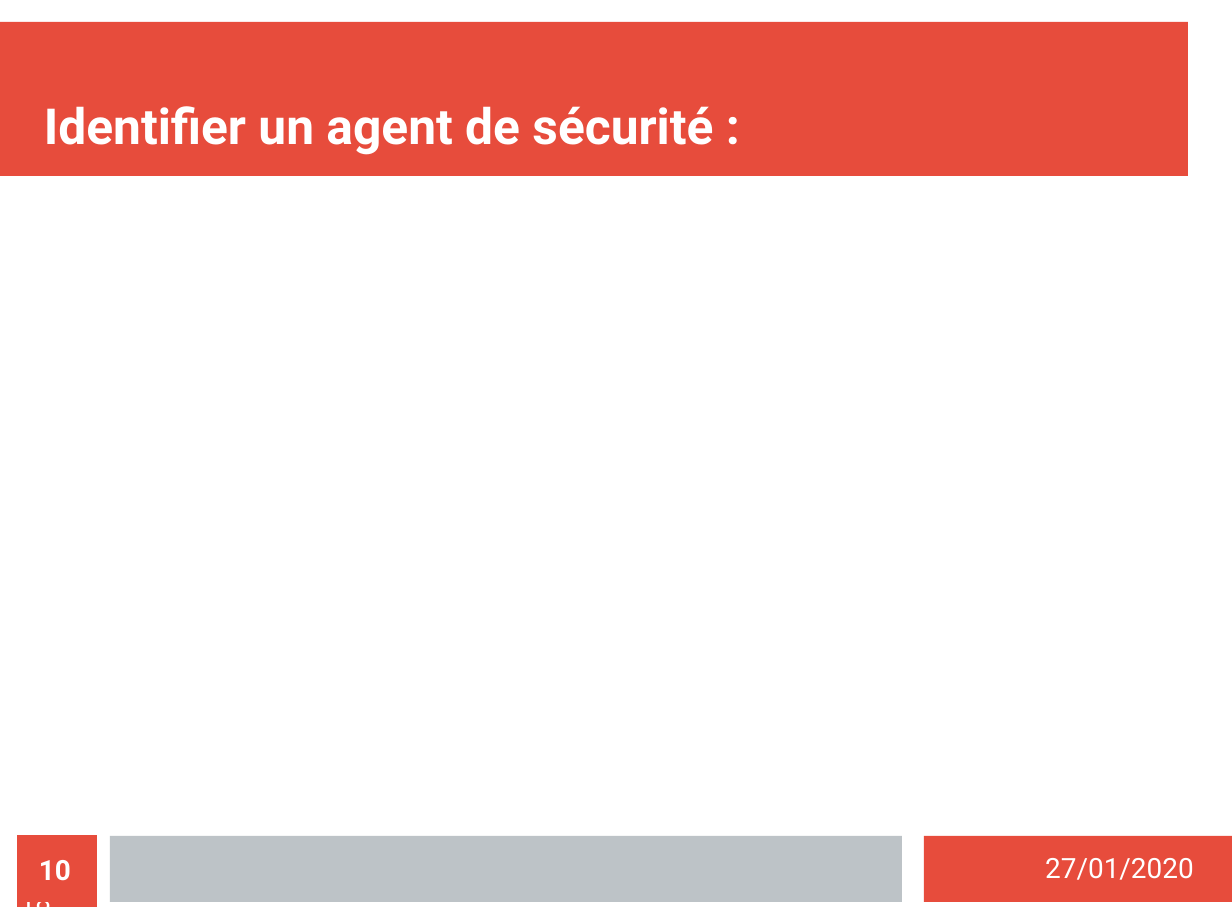
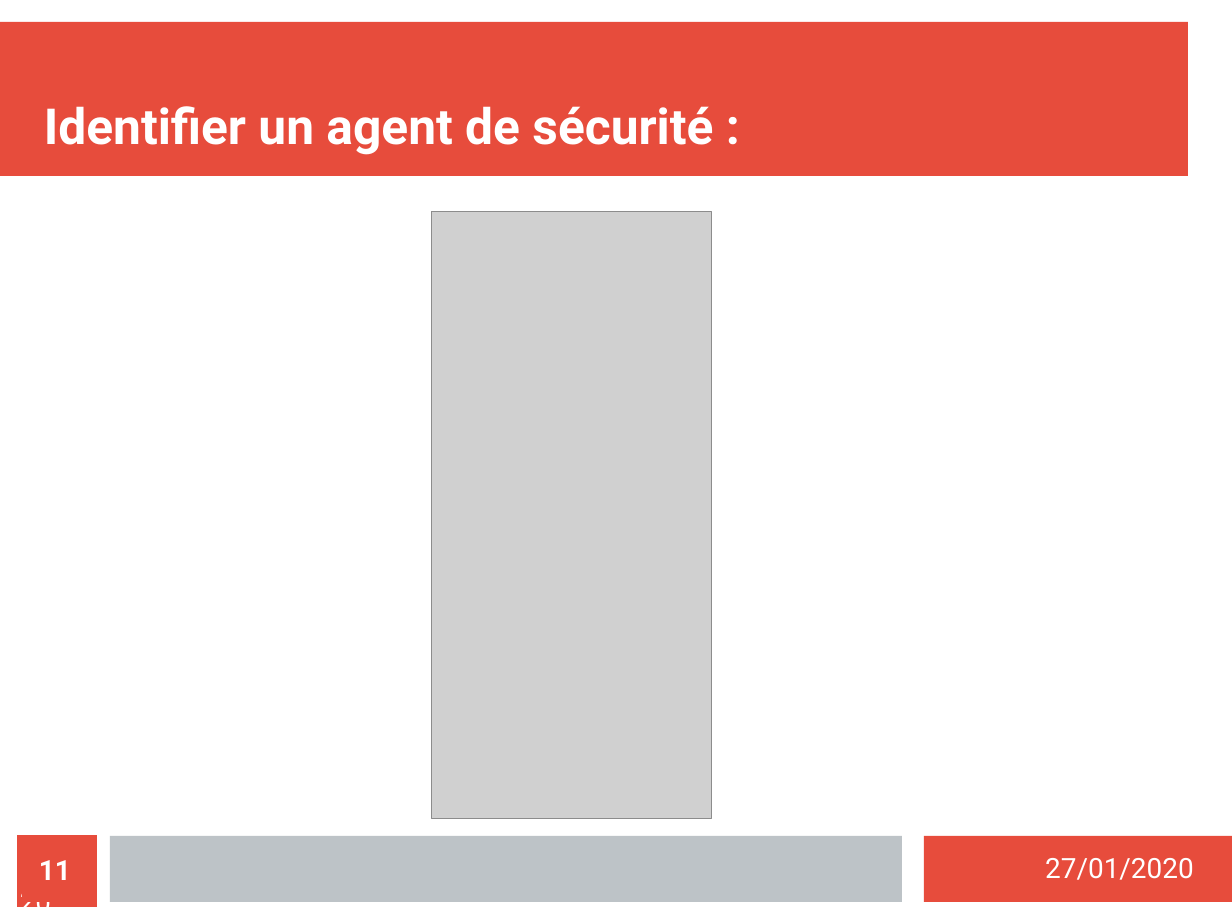
Before and after one commit to MezeretteBrice/Projet_Ronde, a slide deck: slide 11 of SOUTENANCE/Revue1/Revue1_HUREAU.odp (slide 10 before the commit). Drawn at 1232x924 pixels with LibreOffice and Linux fonts; fonts in the diff are those of the drawing; grey boxes stand for pictures. Boxes give left, top, right and bottom in pixels: in the first picture for what was removed or moved away, otherwise in the second. Text is boxed around its words. In the diff, an @@ line names an element or a change of style, - is before the commit and + after.

```diff
--- a/SOUTENANCE/Revue1/Revue1_HUREAU.odp
+++ b/SOUTENANCE/Revue1/Revue1_HUREAU.odp
@@ picture added at [432,211,712,818] @@
@@ page number at [20,860,71,919]: text changed @@
-10 / 18
+11 / 20
@@ text at [46,860,89,880]: text changed @@
-/18
+/20
```
Also in this commit, not shown: 11 other slides changed, 2 slides added, 1 other file.
